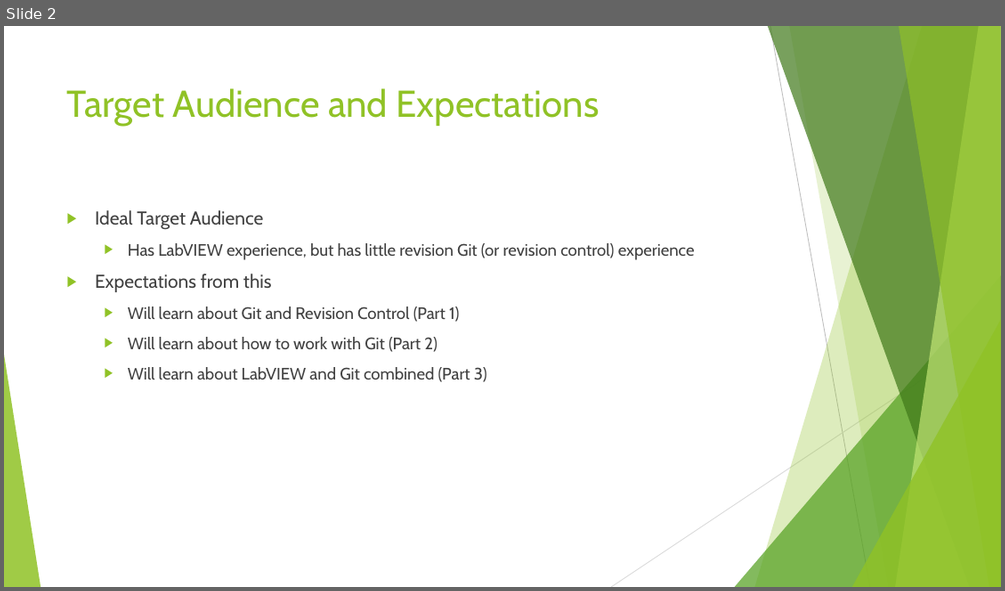
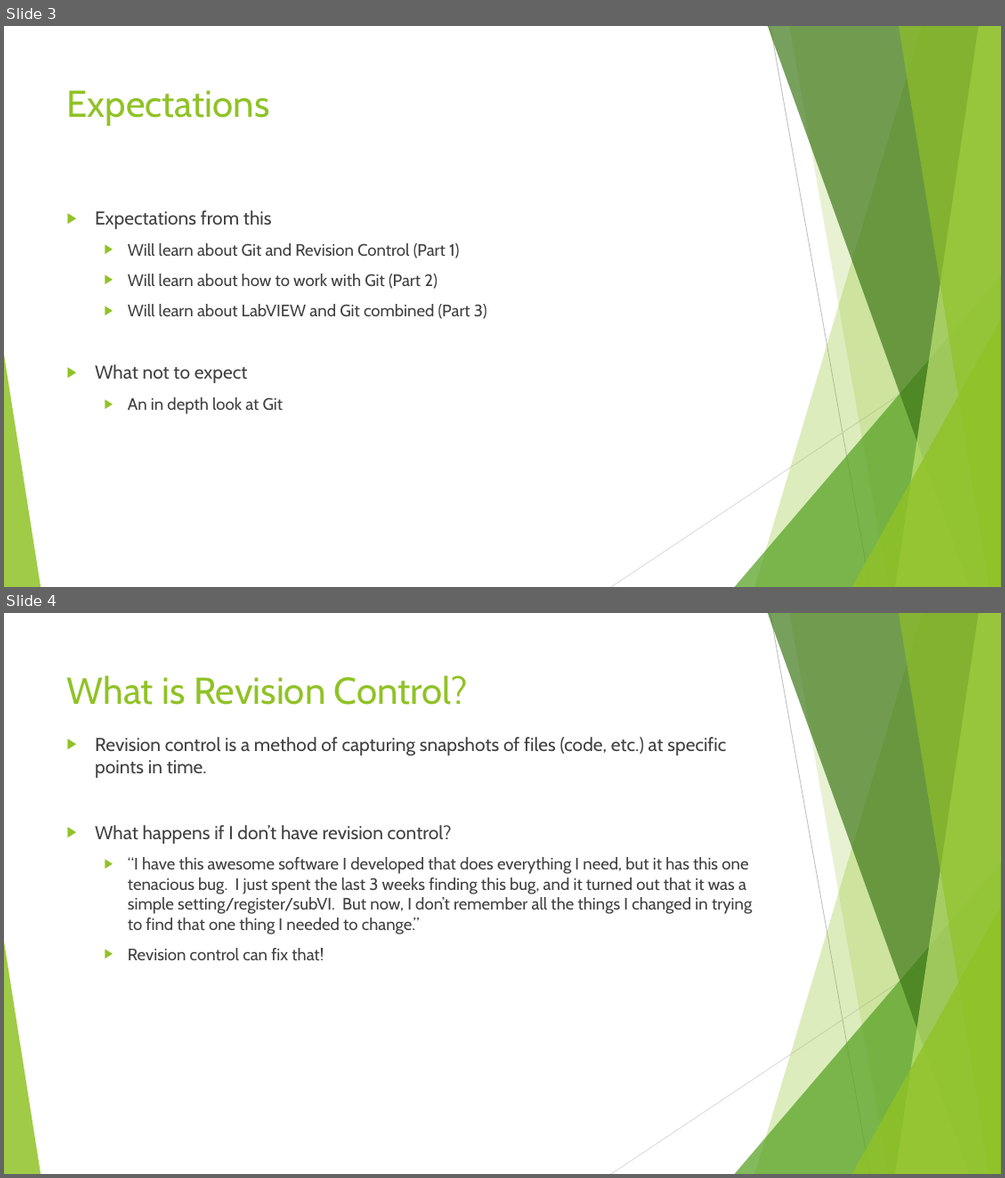
Before and after one commit to sethkaz/git-presentation, a slide deck: Git and LV.pptx. Shown one above the other, each under a label of ours: slide 2 before the commit, slides 3 and 4 after it. The pictures are 1005x591 and 1005x1178 pixels, drawn with LibreOffice and Linux fonts; fonts in the diff are those of the drawing. Boxes give left, top, right and bottom in pixels: in the first picture for what was removed or moved away, otherwise in the second. Text is boxed around its words. In the diff, an @@ line names an element or a change of style, - is before the commit and + after.

Commit message:
Updated powerpoint with all slides for Part 1.  Still need to practice

```diff
--- a/Git and LV.pptx
+++ b/Git and LV.pptx
@@ slide 4 added at box(4, 613, 1001, 1174), background #FFFFFF; not listed: 10 template elements that a slide beside it also shows @@
@@ title added at box(67, 675, 468, 705), 36 pt, text #90C226 @@
+What is Revision Control?
@@ text added at box(95, 737, 752, 960), 16 pt, text #404040 @@
+▶ Revision control is a method of capturing snapshots of files (code, etc.) at specific points in time.
+▶ What happens if I don’t have revision control?
+  ▶ “I have this awesome software I developed that does everything I need, but it has this one tenacious bug. I just spent the last 3 weeks finding this bug, and it turned out that it was a simple setting/register/subVI. But now, I don’t remember all the things I changed in trying to find that one thing I needed to change.”
+  ▶ Revision control can fix that!
@@ what was slide 2 is now slide 3 @@
@@ slide 3 changed as well @@
@@ title at box(67, 90, 270, 126): text changed @@
-Target Audience and Expectations
+Expectations
@@ text at box(95, 210, 695, 260): paragraphs removed @@
-▶ Ideal Target Audience
-  ▶ Has LabVIEW experience, but has little revision Git (or revision control) experience
@@ text at box(95, 364, 283, 414): paragraphs added @@
+▶ What not to expect
+  ▶ An in depth look at Git
```
Also in this commit, not shown: 1 other slide changed, 10 other slides added, 1 slide removed.
